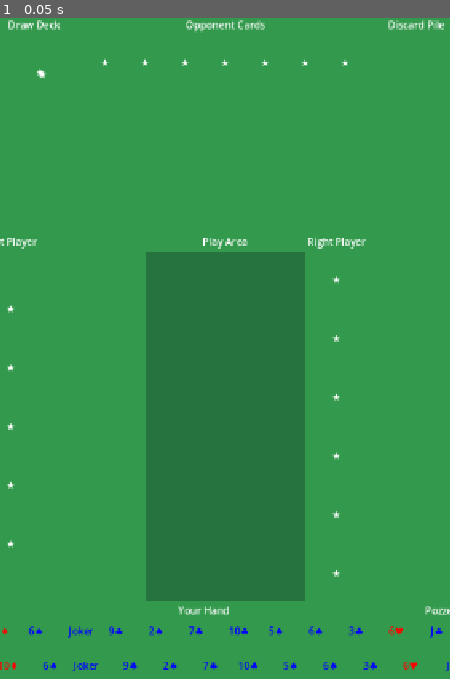
Above: before the commit, frame 1.
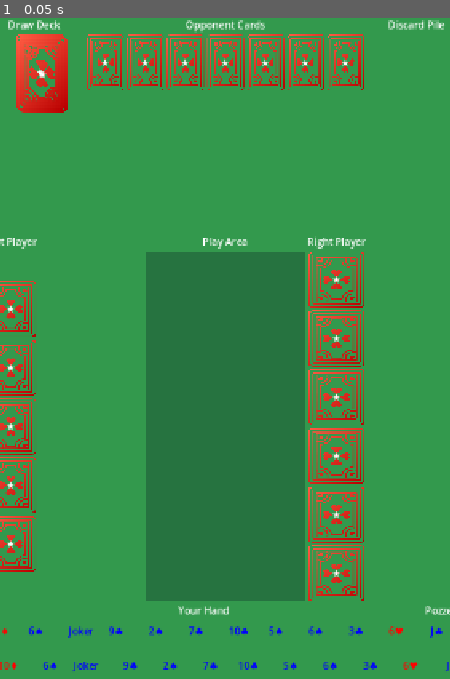
Above: after the commit, the same moment.

Repository: redd096/scala_tedesca
Game: Godot game, scene res://game_scene/game_scene.tscn
Two runs of this game, one before a commit and one after it. Both use one fixed random seed, a clock stepped at 60 frames per second and the inputs below. Before the commit the project starts from res://game_scene/prefabs/scala_tedesca_ui.tscn. The engine's default icon, where the game draws it, is replaced by a stand-in: a white triangle on a blue panel in a dark square.
Inputs:
- Up to frame 1 (0.05 s): no input

The runs differ from the first frame. In frame 1, 6.8% of the frame differs, in the area x 0-81%, y 2-89%.

Commit message:
update utilities and textures

Diff:
--- a/game_scene/game_scene.tscn
+++ b/game_scene/game_scene.tscn
@@ -1,11 +1,26 @@
-[gd_scene load_steps=3 format=3 uid="uid://bemepic5h4obk"]
+[gd_scene load_steps=6 format=3 uid="uid://bemepic5h4obk"]
 
 [ext_resource type="Script" uid="uid://bn6naedpqjyf1" path="res://game_scene/scripts/managers/game_scene_manager.gd" id="1_m1k14"]
 [ext_resource type="Resource" uid="uid://c1qrjdbj54x3g" path="res://game_scene/datas_resources/rules.tres" id="2_3kg8t"]
+[ext_resource type="Script" uid="uid://bman8yqr3yymb" path="res://game_scene/scripts/managers/game_scene_sm/game_scene_sm.gd" id="3_k340r"]
+[ext_resource type="Script" uid="uid://djpserxi4m3g3" path="res://game_scene/scripts/managers/game_scene_sm/initialization_game_scene_state.gd" id="4_e0oqy"]
+[ext_resource type="PackedScene" uid="uid://cj8yaqk3v2mn8" path="res://game_scene/prefabs/scala_tedesca_ui.tscn" id="5_e0oqy"]
 
 [node name="GameScene" type="Node"]
 
-[node name="GameSceneManager" type="Node" parent="."]
+[node name="GameSceneManager" type="Node" parent="." node_paths=PackedStringArray("ui_controller")]
 script = ExtResource("1_m1k14")
 rules = ExtResource("2_3kg8t")
+ui_controller = NodePath("../ScalaTedescaUI")
 metadata/_custom_type_script = "uid://bn6naedpqjyf1"
+
+[node name="GameSceneSM" type="Node" parent="." node_paths=PackedStringArray("initialization_state")]
+script = ExtResource("3_k340r")
+initialization_state = NodePath("InitializationGameSceneState")
+metadata/_custom_type_script = "uid://bman8yqr3yymb"
+
+[node name="InitializationGameSceneState" type="Node" parent="GameSceneSM"]
+script = ExtResource("4_e0oqy")
+metadata/_custom_type_script = "uid://djpserxi4m3g3"
+
+[node name="ScalaTedescaUI" parent="." instance=ExtResource("5_e0oqy")]
--- a/game_scene/prefabs/card.tscn
+++ b/game_scene/prefabs/card.tscn
@@ -1,7 +1,8 @@
-[gd_scene load_steps=3 format=3 uid="uid://bk2x7qj8v5mn6"]
+[gd_scene load_steps=4 format=3 uid="uid://bk2x7qj8v5mn6"]
 
 [ext_resource type="Script" uid="uid://bny2v6nu6dwq0" path="res://game_scene/scripts/prefabs_controllers/card_controller.gd" id="1_pvvkm"]
-[ext_resource type="Texture2D" uid="uid://x178f744qhuy" path="res://icon.svg" id="2_52f6k"]
+[ext_resource type="Texture2D" uid="uid://e2bw70nln230" path="res://game_scene/textures/back_card_red.png" id="2_ho0u6"]
+[ext_resource type="Texture2D" uid="uid://4pidu3mb6ni1" path="res://game_scene/textures/front_card_red.png" id="3_la2fe"]
 
 [node name="Card" type="Control" node_paths=PackedStringArray("card_front", "card_back", "front_image", "back_image", "top_left_label", "bottom_right_label")]
 layout_mode = 3
@@ -31,7 +32,7 @@
 anchor_bottom = 1.0
 grow_horizontal = 2
 grow_vertical = 2
-texture = ExtResource("2_52f6k")
+texture = ExtResource("3_la2fe")
 expand_mode = 1
 
 [node name="Border" type="ColorRect" parent="CardFront"]
@@ -59,16 +60,18 @@
 mouse_filter = 2
 
 [node name="TopLeftLabel" type="Label" parent="CardFront"]
+modulate = Color(1, 0, 0, 1)
 layout_mode = 1
 offset_left = 6.0
 offset_top = 6.0
 offset_right = 17.0
 offset_bottom = 29.0
-text = "A♠"
+text = "A♥"
 horizontal_alignment = 1
 vertical_alignment = 1
 
 [node name="BottomRightLabel" type="Label" parent="CardFront"]
+modulate = Color(1, 0, 0, 1)
 layout_mode = 1
 anchors_preset = 3
 anchor_left = 1.0
@@ -81,7 +84,7 @@
 offset_bottom = -6.0
 grow_horizontal = 0
 grow_vertical = 0
-text = "A♠"
+text = "A♥"
 horizontal_alignment = 1
 vertical_alignment = 1
 
@@ -101,7 +104,8 @@
 anchor_bottom = 1.0
 grow_horizontal = 2
 grow_vertical = 2
-stretch_mode = 1
+texture = ExtResource("2_ho0u6")
+expand_mode = 1
 
 [node name="Border" type="ColorRect" parent="CardBack"]
 visible = false
--- a/game_scene/scripts/datas/rules.gd
+++ b/game_scene/scripts/datas/rules.gd
@@ -2,3 +2,5 @@
 
 ## Scala Tedesca normally use KING as JOLLY
 @export var king_is_jolly: bool = true
+@export var cards_per_player: int = 7
+@export var pozzetto_size: int = 10
--- a/game_scene/scripts/managers/game_scene_manager.gd
+++ b/game_scene/scripts/managers/game_scene_manager.gd
@@ -1,6 +1,7 @@
 class_name GameSceneManager extends Node
 
 @export var rules: Rules
+@export var ui_controller: ScalaTedescaController
 
 func _ready() -> void:
-    Singleton.check_instance(self)
+	Singleton.check_instance(self)
--- /dev/null
+++ b/game_scene/scripts/managers/game_scene_sm/game_scene_sm.gd
@@ -0,0 +1,7 @@
+class_name GameSceneSM extends StateMachine
+
+@export var initialization_state: InitializationGameSceneState
+
+func _ready():
+	# Set first state
+	set_state(initialization_state)
--- /dev/null
+++ b/game_scene/scripts/managers/game_scene_sm/initialization_game_scene_state.gd
@@ -0,0 +1,4 @@
+class_name InitializationGameSceneState extends State
+
+func _enter() -> void:
+	print(Singleton.instance(GameSceneManager))
--- a/project.godot
+++ b/project.godot
@@ -11,7 +11,7 @@
 [application]
 
 config/name="scala_tedesca"
-run/main_scene="uid://cj8yaqk3v2mn8"
+run/main_scene="uid://bemepic5h4obk"
 config/features=PackedStringArray("4.4", "GL Compatibility")
 config/icon="res://icon.svg"
 
--- a/utils/scripts/singleton.gd
+++ b/utils/scripts/singleton.gd
@@ -12,60 +12,74 @@
 ## If this is the instance, be sure is DontDestroyOnload and return true.
 ## If there is another instance, destroy this node and return false.
 ## Normally this functions is called in _ready() for every singleton script
-static func check_instance(self_obj : Node) -> bool:
-	#get current instance or find in scene
-	var current_instance : Object = instance(self_obj.get_class())
-	#if this is the instance, set DontDestroyOnload and return true
+static func check_instance(self_obj: Node) -> bool:
+	# Get current instance or find in scene
+	var script_type = self_obj.get_script()
+	var current_instance: Object = instance(script_type)
+	# If this is the instance, set DontDestroyOnload and return true
 	if current_instance == self_obj:
-		dont_destroy_on_load(self_obj)
+		_dont_destroy_on_load(self_obj)
 		return true
-	#else, destroy and return false
+	# Else, destroy and return false
 	else:
 		self_obj.queue_free()
 		return false
 
 ## Return registered instance. If not registered, find in scene or instantiate it.
-## NB instantiate only if scrit_type is != null.
-## e.g. Singleton.instance("Camera2D", Camera2D) to look for Camera2D in scene, else instantiate it
-## e.g. Singleton.instance("Camera2D") to look for Camera2D in scene, else return null
-static func instance(type : String, script_type : Object = null) -> Variant:
-	#if singleton is already registered and it's still valid, return it
+## e.g. Singleton.instance(Camera2D, true) to look for Camera2D in scene, else instantiate it
+## e.g. Singleton.instance(Camera2D, false) to look for Camera2D in scene, else return null
+static func instance(script_type: Object, auto_instantiate: bool = false) -> Variant:
+	# If singleton is already registered and it's still valid, return it
+	var type := _get_string_from_script_type(script_type)
 	if Engine.has_singleton(type):
 		var current_instance = Engine.get_singleton(type)
 		if current_instance:
 			return current_instance
-	#if singleton isn't already registered or it is no more valid
-	#try find it in scene
-	var obj_instance : Object = find_object_of_type(type)
-	#or instantiate it
-	if obj_instance == null and script_type != null:
+	# If singleton isn't already registered or it is no more valid
+	# try find it in scene
+	var obj_instance : Object = _find_object_of_type(script_type)
+	# or instantiate it
+	if obj_instance == null and auto_instantiate:
 		print(type, " is null. It will be automatically instantiated")
 		obj_instance = script_type.new()
 		obj_instance.name = str(type, " (Auto Instantiated)")
-	#register it
+	# Register it
 	if obj_instance:
 		Engine.register_singleton(type, obj_instance)
-		#if this is a Node be sure is in the tree and DontDestroyOnLoad
-		if obj_instance is Node:
-			dont_destroy_on_load(obj_instance)
 	return obj_instance
 
+## Return class name or filename
+static func _get_string_from_script_type(script_type: Object) -> String:
+	var type: String = ""
+	# Check if the argument is a Script resource
+	if script_type is Script:
+		# Get the class name defined by 'class_name'
+		type = script_type.get_global_name()
+		# If no class_name is defined, fall back to the filename
+		if type.is_empty():
+			type = script_type.resource_path.get_file().get_basename()
+	# Otherwise, assume it's a built-in Godot class and use get_class()
+	else:
+		type = script_type.get_class()
+	return type
+
 ## Equivalent of unity FindObjectOfType<type>
-static func find_object_of_type(type : String) -> Variant:
+static func _find_object_of_type(script_type: Object) -> Variant:
+	var type := _get_string_from_script_type(script_type)
 	var root_node : Node = Engine.get_main_loop().root
-	#get components in children but ignore root node
+	# Get components in children but ignore root node
 	var components : Array = root_node.find_children("*", str(type), true, false)
 	return components[0] if components.size() > 0 else null
 
 ## Equivalent of unity DontDestroyOnLoad(GameObject)
-static func dont_destroy_on_load(node : Node) -> void:
-	#check if this is already child of root node
+static func _dont_destroy_on_load(node : Node) -> void:
+	# Check if this is already child of root node
 	var parent : Node = node.get_parent()
 	var root : Node = Engine.get_main_loop().root
 	if parent and parent == root:
 		return
-	#else remove from current parent
+	# Else remove from current parent
 	if parent:
 		parent.remove_child.call_deferred(node)
-	#and set child of root node (this isn't destroyed when change scene)
+	# And set child of root node (this isn't destroyed when change scene)
 	root.add_child.call_deferred(node)
--- /dev/null
+++ b/utils/scripts/statemachine/state.gd
@@ -0,0 +1,13 @@
+## Basic class for a State of a StateMachine
+class_name State extends Node
+
+var state_machine: StateMachine
+
+func _enter() -> void:
+	pass
+
+func _update(_delta: float) -> void:
+	pass
+
+func _exit() -> void:
+	pass
--- /dev/null
+++ b/utils/scripts/statemachine/statemachine.gd
@@ -0,0 +1,23 @@
+## Basic class for a StateMachine
+class_name StateMachine extends Node
+
+var current_state: State
+signal on_set_state(new_state: State)
+
+func _process(delta: float) -> void:
+	current_state._update(delta)
+
+## Exit from current state and enter new state
+func set_state(new_state: State) -> void:
+	if current_state:
+		current_state._exit()
+
+	# Set new state
+	current_state = new_state
+
+	if current_state:
+		current_state.state_machine = self
+		current_state._enter()
+
+	# Call event
+	emit_signal("on_set_state", current_state)
Not shown, added: game_scene/scripts/managers/game_scene_sm/game_scene_sm.gd.uid
Not shown, added: game_scene/scripts/managers/game_scene_sm/initialization_game_scene_state.gd.uid
Binary file changed: game_scene/textures/back_card_black.png
Binary file changed: game_scene/textures/back_card_red.png
Binary file changed: game_scene/textures/front_card_black.png
Binary file changed: game_scene/textures/front_card_red.png
Not shown, added: utils/scripts/statemachine/state.gd.uid
Not shown, added: utils/scripts/statemachine/statemachine.gd.uid
